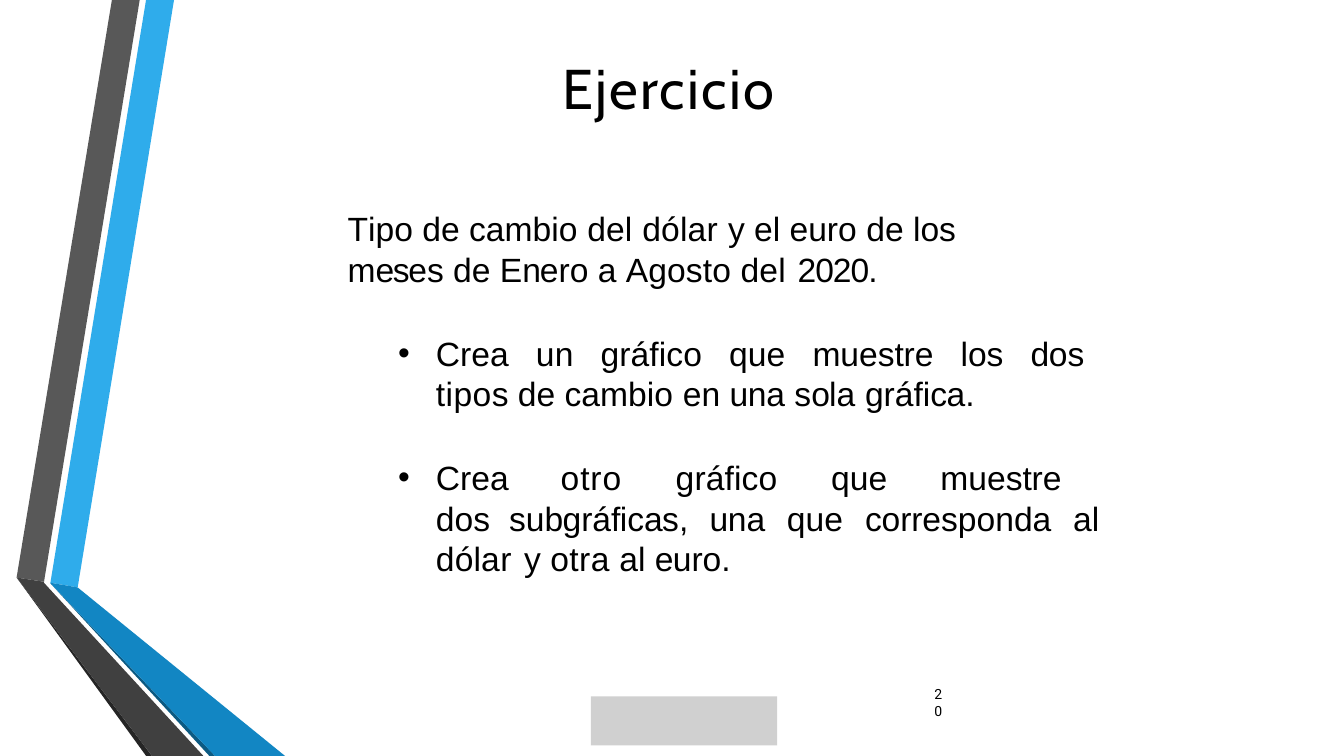
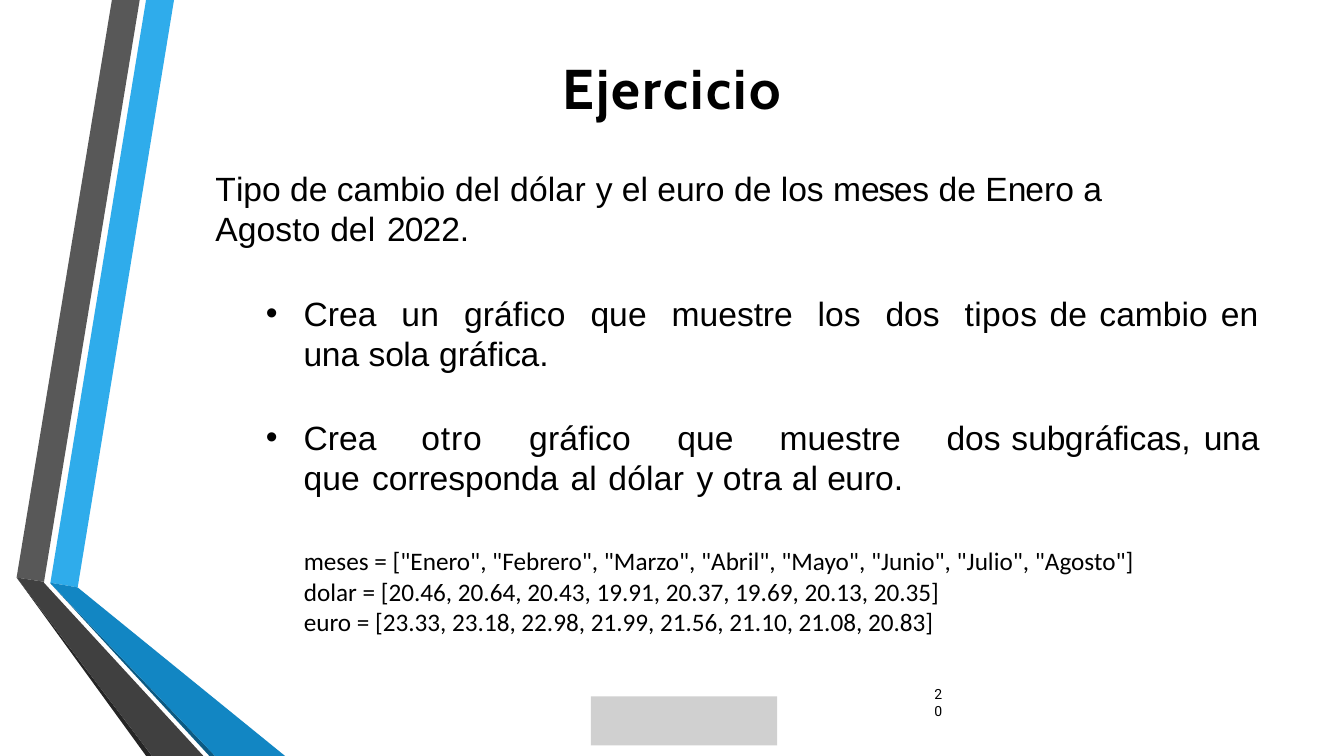
Before and after one commit to lizetheP/Programacion, a slide deck: slide 18 of CalendarioAgo2022/presentaciones/Gráficas-Matplotib.pptx (slide 20 before the commit). Drawn at 1344x756 pixels with LibreOffice and Linux fonts; fonts in the diff are those of the drawing; grey boxes stand for pictures; background and template pictures are left out. Boxes give left, top, right and bottom in pixels: in the first picture for what was removed or moved away, otherwise in the second. Text is boxed around its words. In the diff, an @@ line names an element or a change of style, - is before the commit and + after.

```diff
--- a/CalendarioAgo2022/presentaciones/Gráficas-Matplotib.pptx
+++ b/CalendarioAgo2022/presentaciones/Gráficas-Matplotib.pptx
@@ title "Ejercicio" at bbox=[562, 69, 781, 122]: bold on @@
@@ text "Tipo de cambio del dólar ...": place and size @@
-text "Tipo de cambio del dólar ..." at bbox=[348, 216, 1099, 578]
+text "Tipo de cambio del dólar ..." at bbox=[215, 176, 1258, 497]
@@ text at bbox=[215, 176, 1102, 248]: text changed @@
-Tipo de cambio del dólar y el euro de los meses de Enero a Agosto del 2020.
+Tipo de cambio del dólar y el euro de los meses de Enero a Agosto del 2022.
@@ text added at bbox=[304, 551, 1133, 635], 18 pt, text #000000 @@
+meses = ["Enero", "Febrero", "Marzo", "Abril", "Mayo", "Junio", "Julio", "Agosto"]
+dolar = [20.46, 20.64, 20.43, 19.91, 20.37, 19.69, 20.13, 20.35]
+euro = [23.33, 23.18, 22.98, 21.99, 21.56, 21.10, 21.08, 20.83]
```
Also in this commit, not shown: 6 other slides changed, 1 slide added, 3 slides removed, 28 other files.
